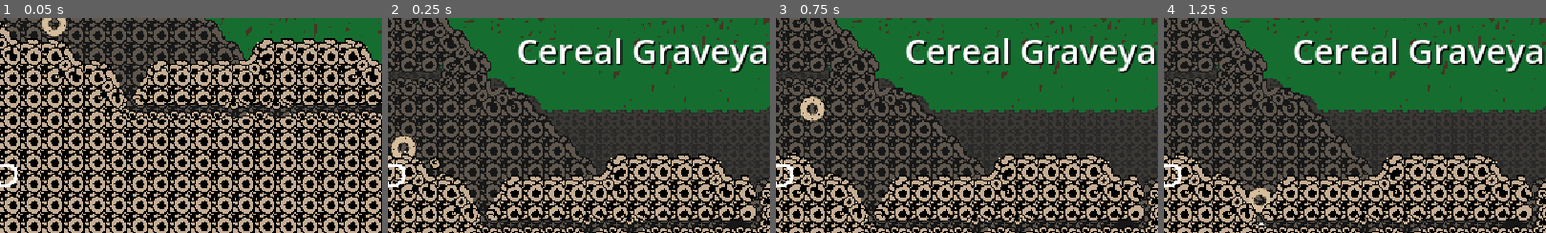
Above: before the commit, frames 1-4 (left to right).
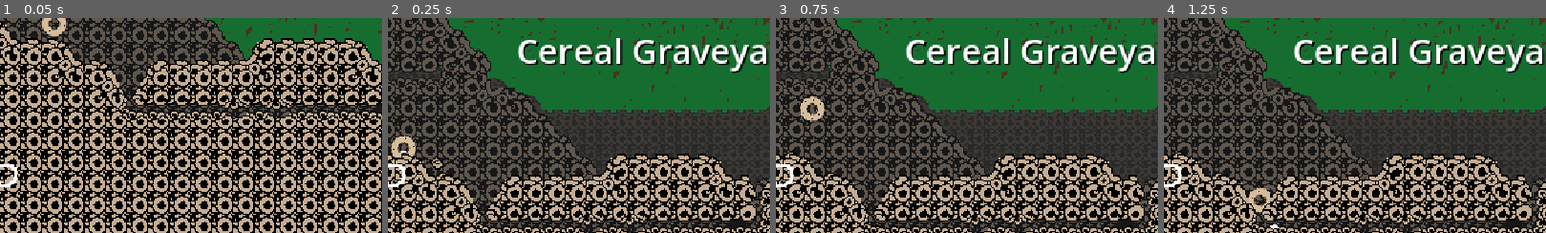
Above: after the commit, the same moments.

Repository: Roboticy3/GMTK2025
Game: Godot game, scene res://levels/test.tscn
Two runs of this game, one before a commit and one after it. Both use one fixed random seed, a clock stepped at 60 frames per second and the inputs below.
Inputs:
- Up to frame 1 (0.05 s): no input
- Up to frame 2 (0.25 s): no input
- Up to frame 3 (0.75 s): tap Enter (ui_accept) at 0.5 s; hold Right (ui_right) from 0.53 s (still down); tap Shift (grab) at 0.6 s
- Up to frame 4 (1.25 s): keep holding Right (ui_right); tap Enter (ui_accept) at 0.77 s
The pictures show only the part of the screen within x 40-90%, y 50-100%; the shares and areas given below are measured in that part.

Frame 1 is identical in both runs. In frame 2, 0.1% of the frame differs, in the area x 3-15%, y 61-71%; in frame 3, less than 0.1%; in frame 4, less than 0.1%.

Commit message:
fruit swings more convincingly

Diff:
--- a/items/fruit/fruit_branch.gd
+++ b/items/fruit/fruit_branch.gd
@@ -25,12 +25,18 @@
 	$Rope.rotation = 0.0
 
 	f.position = Vector2(0, 40.0)
+	f.collision_layer |= 2
+	f.collision_mask |= 2
 
 	add_child(f)
 	f.cut.connect($PinJoint2D.set_node_b.bind(""))
 	f.cut.connect($Rope.reparent.bind(self))
 	f.cut.connect(cut.emit)
 	f.cut.connect(set.bind("spawned", false))
+	f.cut.connect(func ():
+		f.collision_layer &= ~(2)
+		f.collision_mask &= ~(2)
+	)
 	f.grabbed.connect(f.cut.emit)
 
 	$Rope.reparent(f)
--- a/items/item_base.tscn
+++ b/items/item_base.tscn
@@ -13,6 +13,7 @@
 [node name="ItemBase" type="RigidBody2D"]
 disable_mode = 1
 collision_layer = 8
+collision_mask = 9
 continuous_cd = 2
 contact_monitor = true
 max_contacts_reported = 16
--- a/items/spooear/spooear.tscn
+++ b/items/spooear/spooear.tscn
@@ -12,7 +12,6 @@
 
 [node name="ItemBase" node_paths=PackedStringArray("tip") instance=ExtResource("1_awtua")]
 collision_layer = 16
-collision_mask = 9
 lock_rotation = true
 angular_damp = 100.0
 script = ExtResource("2_ujlqt")
